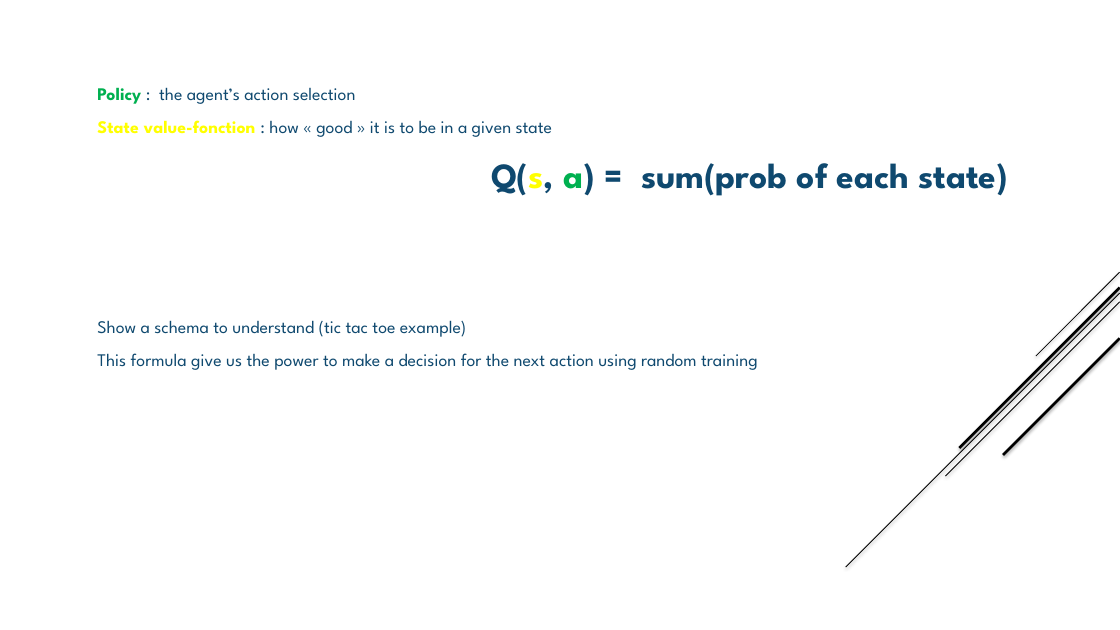
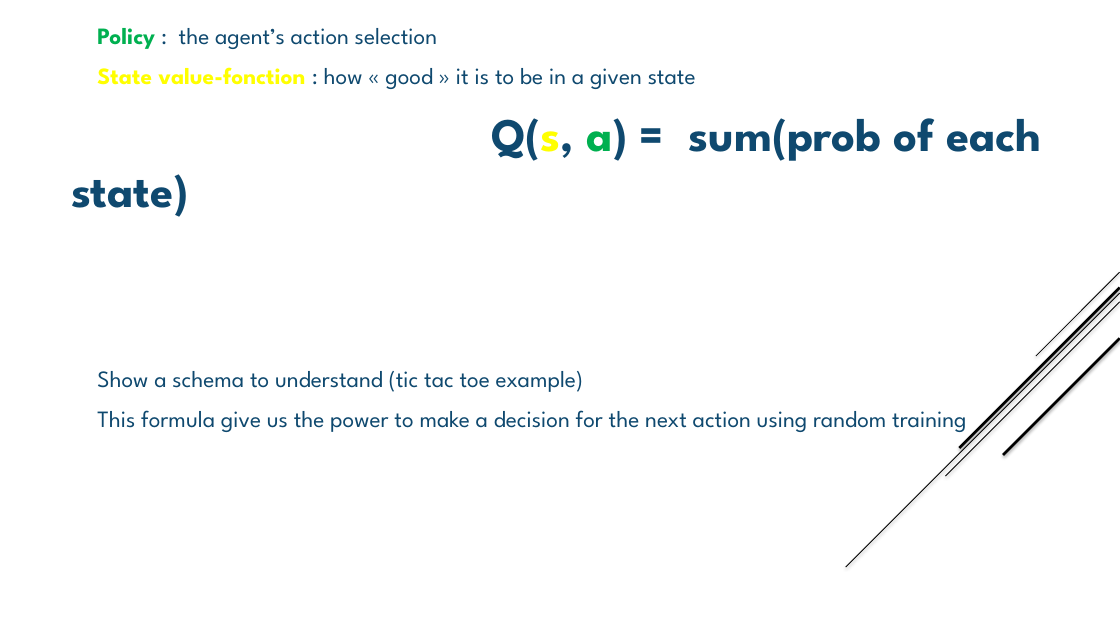
Before and after one commit to jnguyen1192/SIA, a slide deck: slide 5 of SAI_presentation_libre_office.pptx. Drawn at 1120x630 pixels with LibreOffice and Linux fonts; fonts in the diff are those of the drawing. Boxes give left, top, right and bottom in pixels: in the first picture for what was removed or moved away, otherwise in the second. Text is boxed around its words. In the diff, an @@ line names an element or a change of style, - is before the commit and + after.

```diff
--- a/SAI_presentation_libre_office.pptx
+++ b/SAI_presentation_libre_office.pptx
@@ text "Policy : the agent’s action ..." at (97,28,1041,432): size 15.2 to 20 pt in "Policy : the agent’s action selection", "State value-fonction : how « good » ...", "Show a schema to understand (tic tac ...", "This formula give us the power to ..."; size 30.4 to 40 pt in "Q(s, a) = sum(prob of each state)" @@
```
Also in this commit, not shown: 1 other slide changed.
